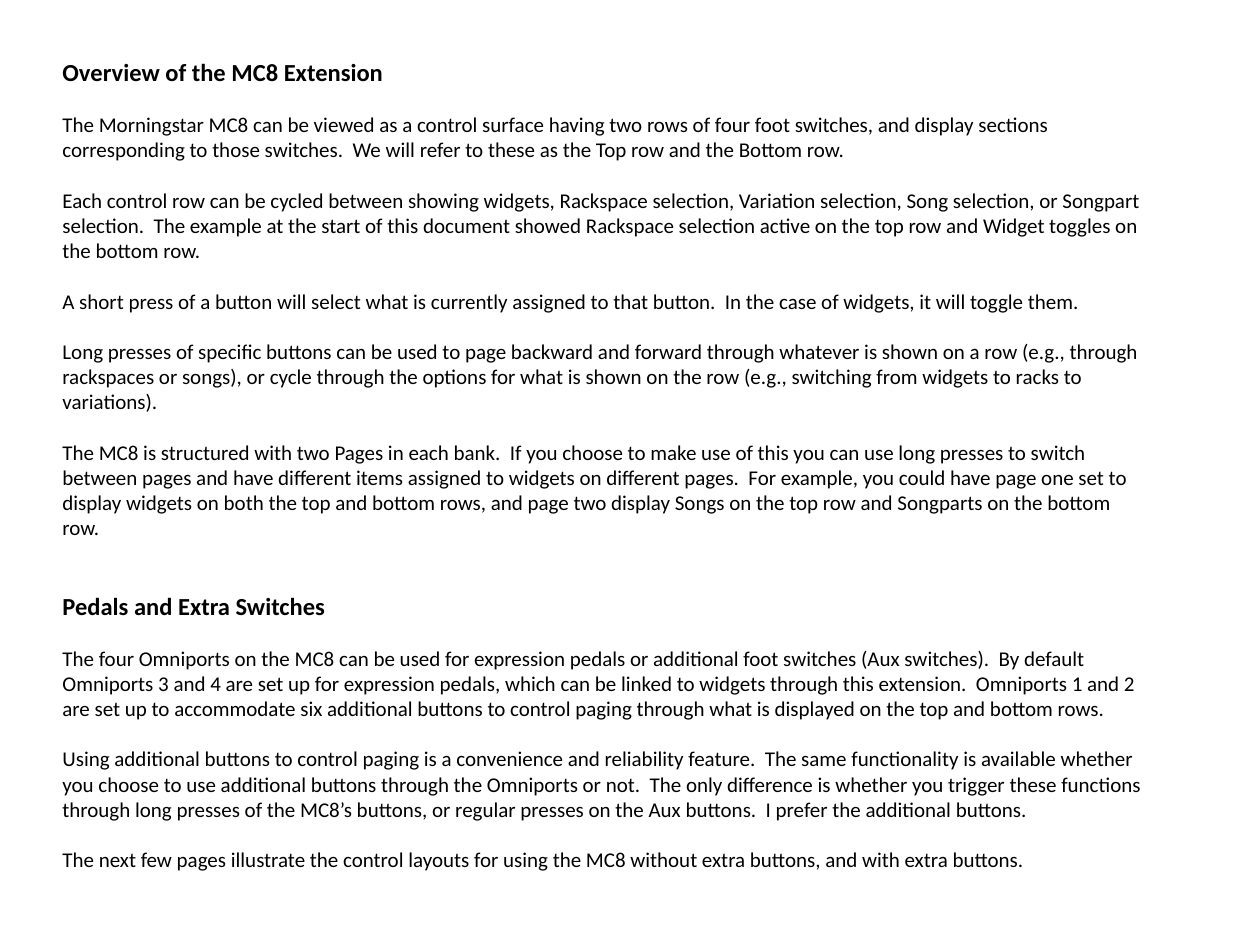
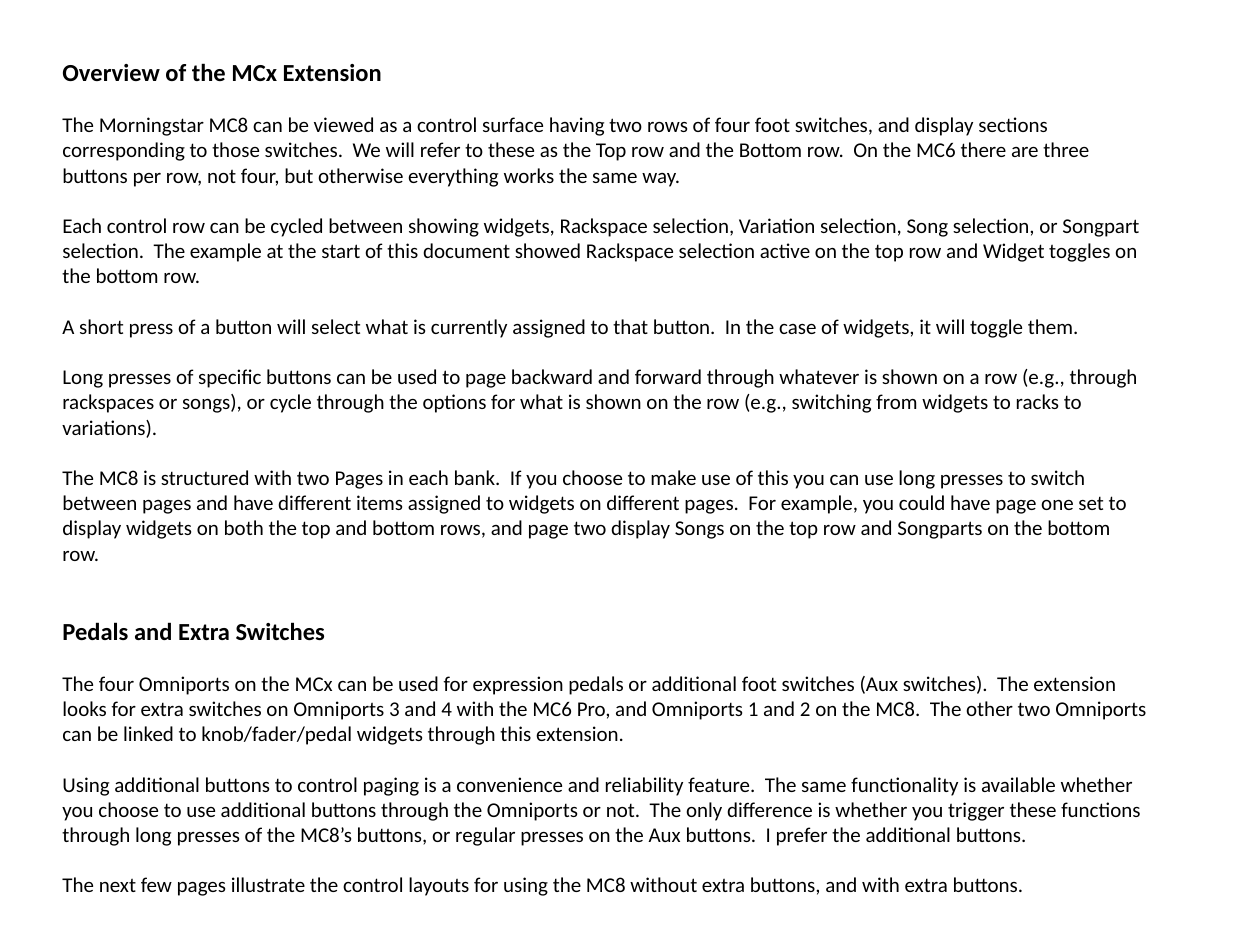
Before and after one commit to WidnerM/GP-MC8, a slide deck: slide 3 of MC8.pptx. Drawn at 1260x945 pixels with LibreOffice and Linux fonts; fonts in the diff are those of the drawing. Boxes give left, top, right and bottom in pixels: in the first picture for what was removed or moved away, otherwise in the second. Text is boxed around its words. In the diff, an @@ line names an element or a change of style, - is before the commit and + after.

```diff
--- a/MC8.pptx
+++ b/MC8.pptx
@@ text at (62,63,1089,187): text changed @@
-Overview of the MC8 Extension
-The Morningstar MC8 can be viewed as a control surface having two rows of four foot switches, and display sections corresponding to those switches. We will refer to these as the Top row and the Bottom row.
+Overview of the MCx Extension
+The Morningstar MC8 can be viewed as a control surface having two rows of four foot switches, and display sections corresponding to those switches. We will refer to these as the Top row and the Bottom row. On the MC6 there are three buttons per row, not four, but otherwise everything works the same way.
@@ text at (62,676,1146,745): text changed @@
-The four Omniports on the MC8 can be used for expression pedals or additional foot switches (Aux switches). By default Omniports 3 and 4 are set up for expression pedals, which can be linked to widgets through this extension. Omniports 1 and 2 are set up to accommodate six additional buttons to control paging through what is displayed on the top and bottom rows.
+The four Omniports on the MCx can be used for expression pedals or additional foot switches (Aux switches). The extension looks for extra switches on Omniports 3 and 4 with the MC6 Pro, and Omniports 1 and 2 on the MC8. The other two Omniports can be linked to knob/fader/pedal widgets through this extension.
```
Also in this commit, not shown: 6 other slides changed, 4 other files.
